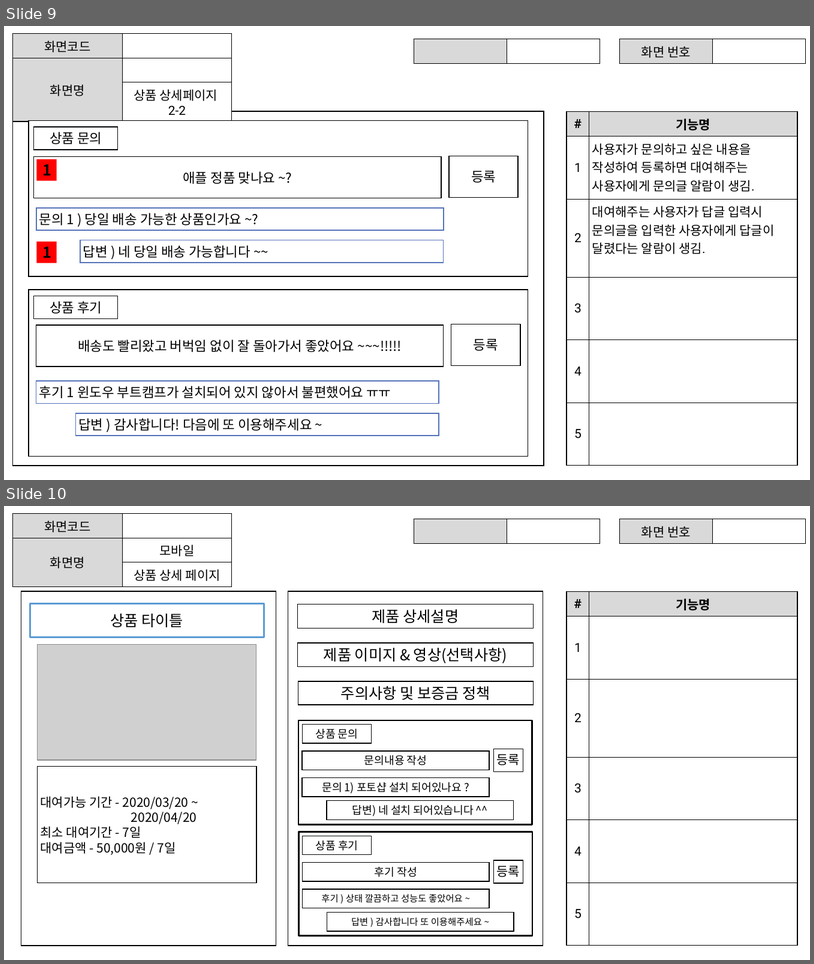
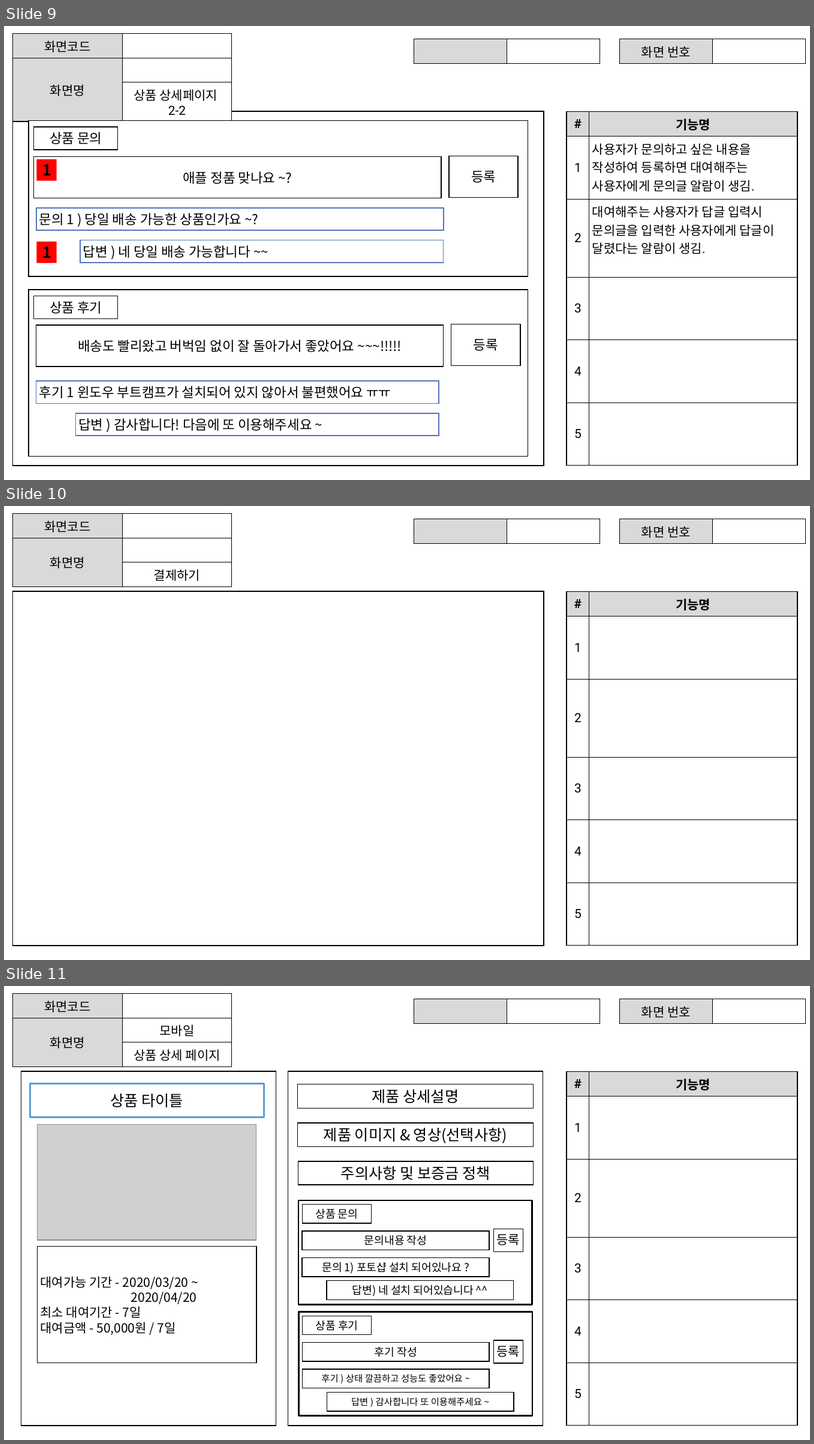
Before and after one commit to ezenteam2/RentalEquip, a slide deck: 0 발표용 파워포인트/project04 - 파워포인트 종합 - 용승.pptx. Shown one above the other, each under a label of ours: slides 9 and 10 before the commit, slides 9, 10 and 11 after it. The pictures are 814x964 and 814x1444 pixels, drawn with LibreOffice and Linux fonts; fonts in the diff are those of the drawing; grey boxes stand for pictures. Boxes give left, top, right and bottom in pixels: in the first picture for what was removed or moved away, otherwise in the second. Text is boxed around its words. In the diff, an @@ line names an element or a change of style, - is before the commit and + after.

```diff
--- a/0 발표용 파워포인트/project04 - 파워포인트 종합 - 용승.pptx
+++ b/0 발표용 파워포인트/project04 - 파워포인트 종합 - 용승.pptx
@@ slide 10 added at [4, 506, 810, 960], background #FFFFFF @@
@@ table added at [12, 514, 231, 583], 3 rows, 2 columns @@
+화면코드 | 
+화면명 | 
+ | 결제하기
@@ table added at [414, 519, 600, 540], 1 rows, 2 columns @@
+ | 
@@ table added at [620, 519, 806, 540], 1 rows, 2 columns @@
+화면 번호 | 
@@ rectangle added at [12, 591, 543, 945], fill #FFFFFF, outline #000000 1 pt @@
@@ table added at [567, 591, 798, 945], 6 rows, 2 columns @@
+# | 기능명
+1 | 
+2 | 
+3 | 
+4 | 
+5 | 
@@ what was slide 10 is now slide 11 @@
```
Also in this commit, not shown: 4 slides changed, 2 other files.
